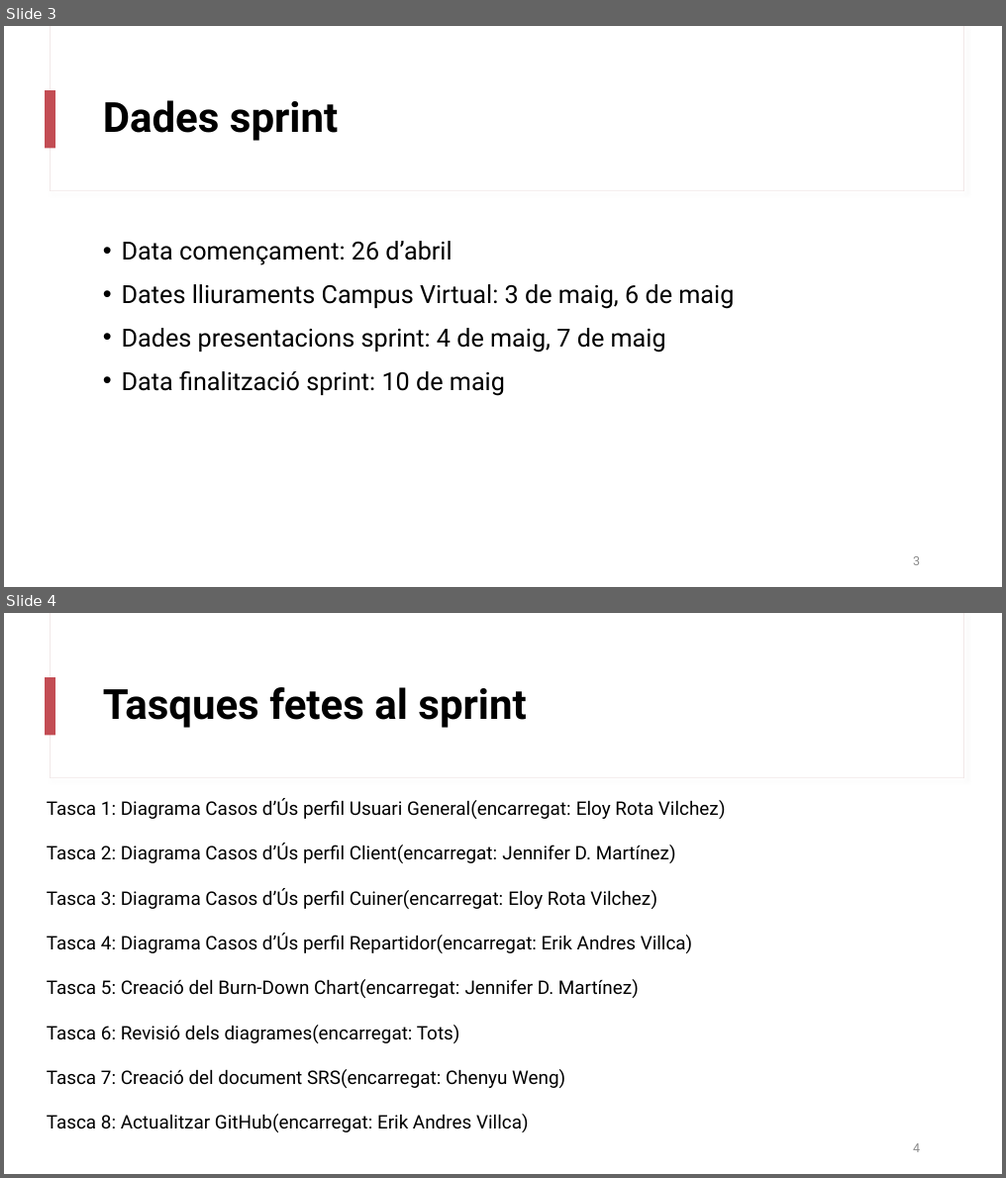
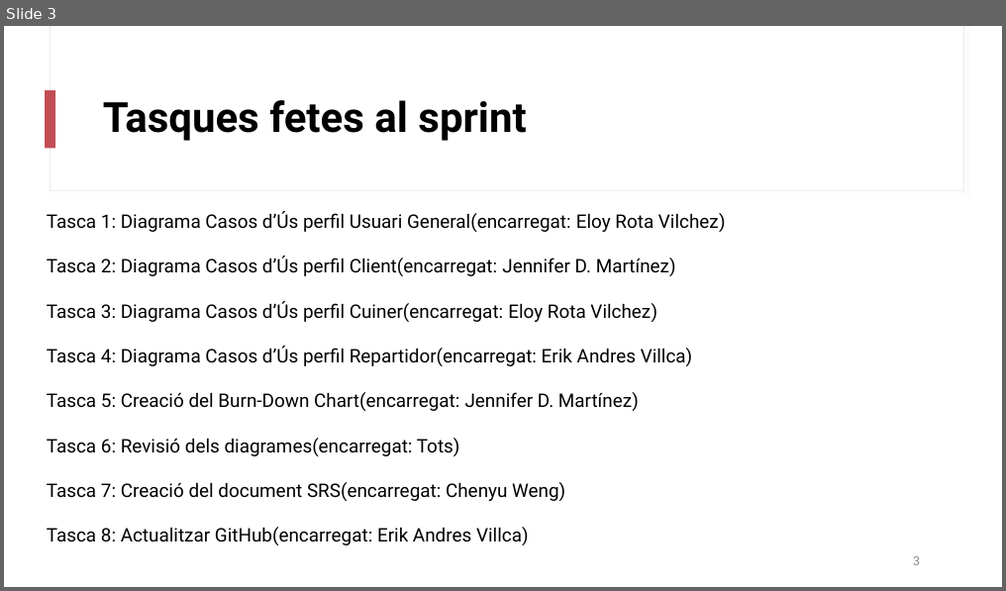
Before and after one commit to AndresVT24/ES23UAB-411-5, a slide deck: others/sprint2/Sprint_Review2_411_5.pptx. Shown one above the other, each under a label of ours: slides 3 and 4 before the commit, slide 3 after it. The pictures are 1006x1178 and 1006x591 pixels, drawn with LibreOffice and Linux fonts; fonts in the diff are those of the drawing. Boxes give left, top, right and bottom in pixels: in the first picture for what was removed or moved away, otherwise in the second. Text is boxed around its words. In the diff, an @@ line names an element or a change of style, - is before the commit and + after.

```diff
--- a/others/sprint2/Sprint_Review2_411_5.pptx
+++ b/others/sprint2/Sprint_Review2_411_5.pptx
@@ slide 3 removed at (x1=4, y1=26, x2=1002, y2=587), background #FFFFFF; not listed: 3 template elements that a slide beside it also shows @@
@@ title removed at (x1=103, y1=100, x2=338, y2=141) @@
-Dades sprint
@@ text removed at (x1=122, y1=241, x2=734, y2=396) @@
-• Data començament: 26 d’abril
-• Dates lliuraments Campus Virtual: 3 de maig, 6 de maig
-• Dades presentacions sprint: 4 de maig, 7 de maig
-• Data finalització sprint: 10 de maig
@@ page number removed at (x1=913, y1=557, x2=920, y2=566) @@
-3
@@ what was slide 4 is now slide 3 @@
@@ page number at (x1=913, y1=557, x2=920, y2=566): text changed @@
-4
+3
```
Also in this commit, not shown: 3 slides changed, 3 other slides removed, 8 other files.
